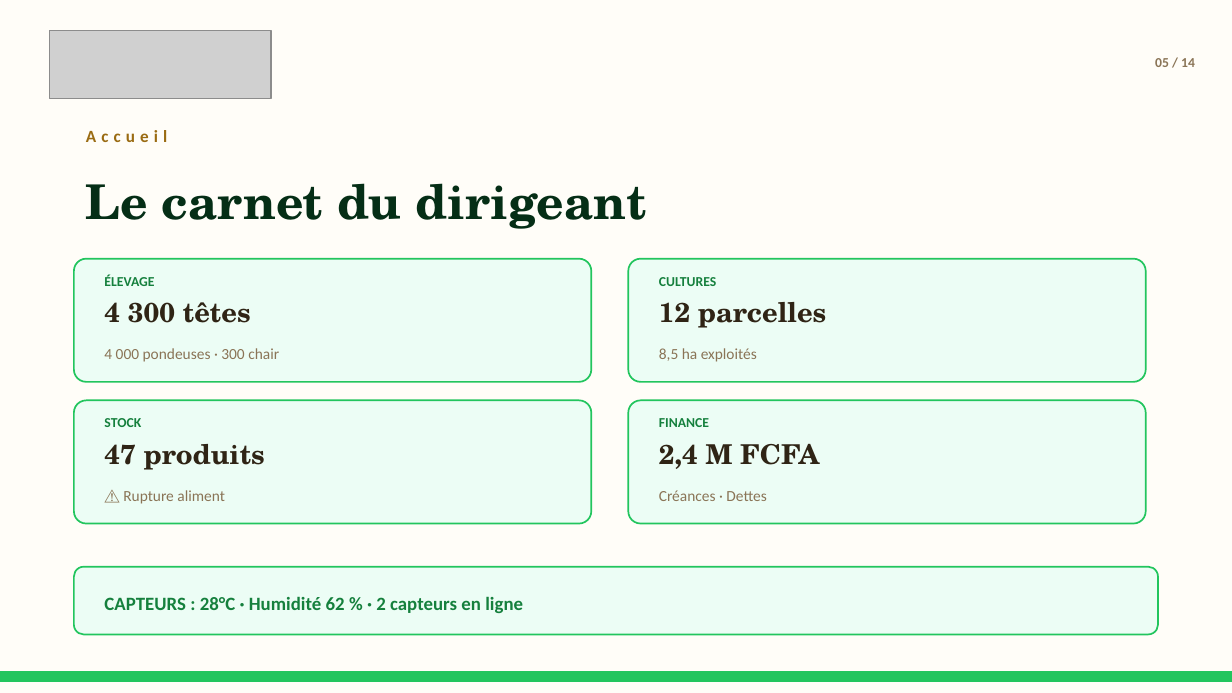
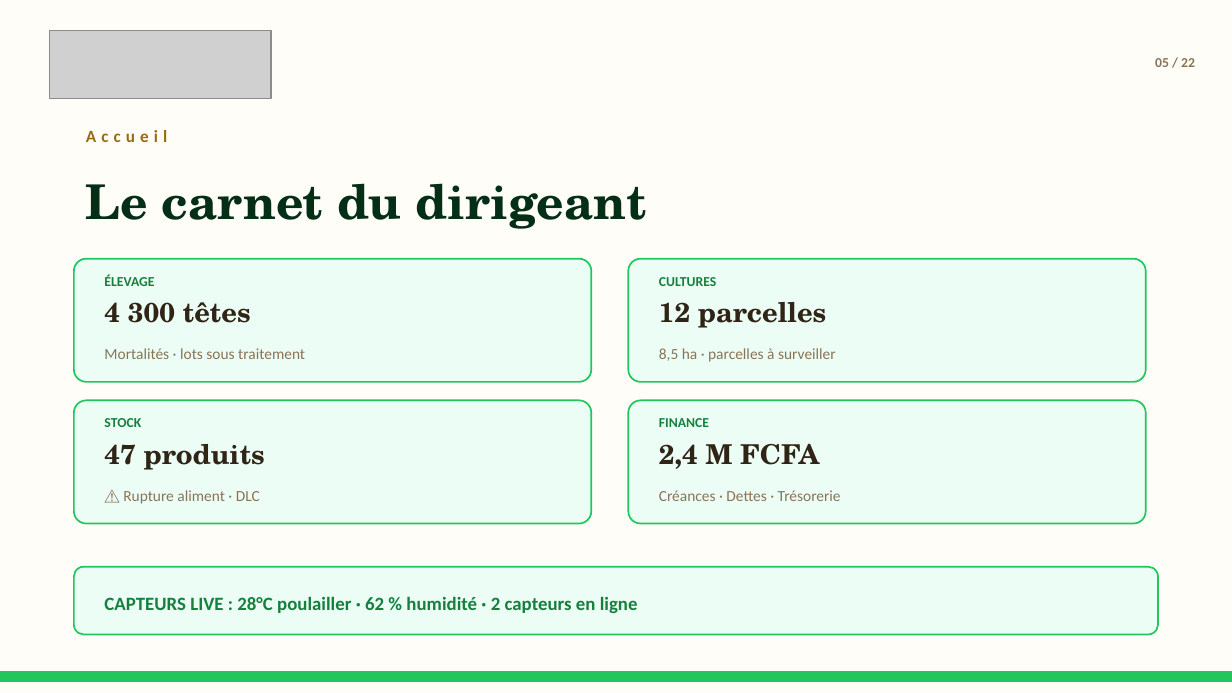
Before and after one commit to PENDATHIAW/horizon-farm, a slide deck: slide 5 of docs/pitch/PITCH_HORIZON_FARM.pptx. Drawn at 1232x693 pixels with LibreOffice and Linux fonts; fonts in the diff are those of the drawing; grey boxes stand for pictures. Boxes give left, top, right and bottom in pixels: in the first picture for what was removed or moved away, otherwise in the second. Text is boxed around its words. In the diff, an @@ line names an element or a change of style, - is before the commit and + after.

```diff
--- a/docs/pitch/PITCH_HORIZON_FARM.pptx
+++ b/docs/pitch/PITCH_HORIZON_FARM.pptx
@@ text at (x1=1155, y1=58, x2=1195, y2=67): text changed @@
-05 / 14
+05 / 22
@@ text at (x1=104, y1=348, x2=305, y2=359): text changed @@
-4 000 pondeuses · 300 chair
+Mortalités · lots sous traitement
@@ text at (x1=659, y1=348, x2=836, y2=362): text changed @@
-8,5 ha exploités
+8,5 ha · parcelles à surveiller
@@ text at (x1=123, y1=490, x2=260, y2=504): text changed @@
-⚠ Rupture aliment
+⚠ Rupture aliment · DLC
@@ text at (x1=659, y1=490, x2=841, y2=501): text changed @@
-Créances · Dettes
+Créances · Dettes · Trésorerie
@@ text at (x1=104, y1=596, x2=638, y2=613): text changed @@
-CAPTEURS : 28°C · Humidité 62 % · 2 capteurs en ligne
+CAPTEURS LIVE : 28°C poulailler · 62 % humidité · 2 capteurs en ligne
```
Also in this commit, not shown: 13 other slides changed, 8 slides added, 14 other files.
